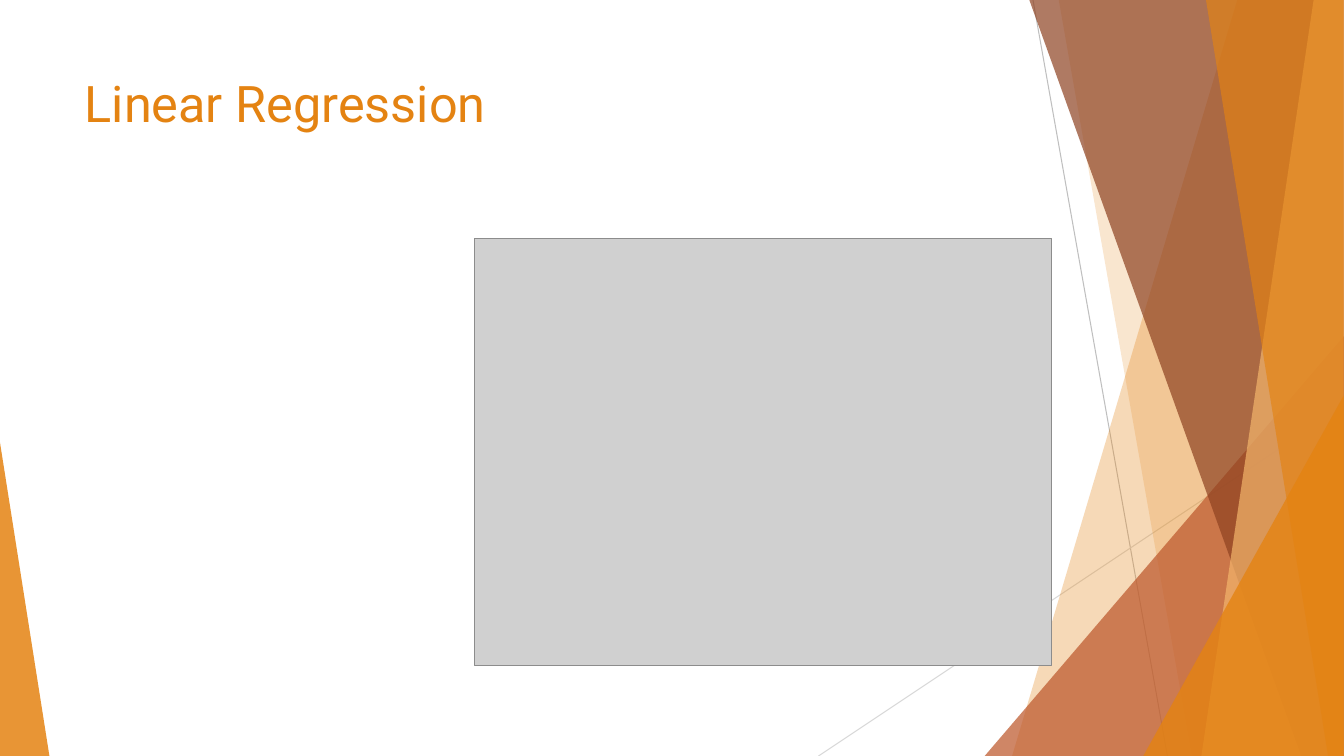
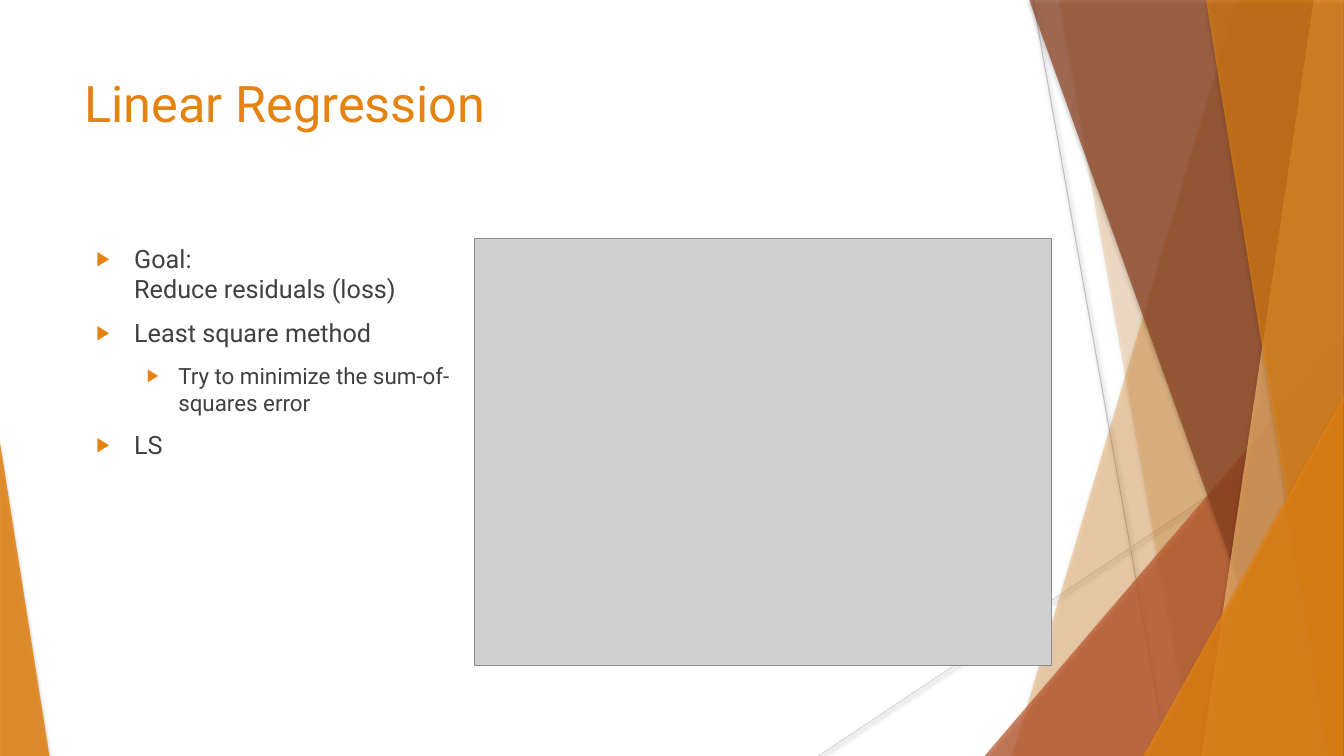
Before and after one commit to data-max-hq/workshop-epoka, a slide deck: slide 12 of Presentations/Introduction to Machine Learning.pptx. Drawn at 1344x756 pixels with LibreOffice and Linux fonts; fonts in the diff are those of the drawing; grey boxes stand for pictures. Boxes give left, top, right and bottom in pixels: in the first picture for what was removed or moved away, otherwise in the second. Text is boxed around its words. In the diff, an @@ line names an element or a change of style, - is before the commit and + after.

```diff
--- a/Presentations/Introduction to Machine Learning.pptx
+++ b/Presentations/Introduction to Machine Learning.pptx
@@ line (1033, 0) - (1168, 756): stroke #BFBFBF 0.75 pt to #BFBFBF 0.74 pt @@
@@ freeform shape at (1059,0,1344,756): shadow on; outline redrawn @@
@@ text added at (134,249,449,416), 18 pt, text #404040 @@
+▶ Goal:
+  Reduce residuals (loss)
+▶ Least square method
+  ▶ Try to minimize the sum-of-squares error
+▶ LS
@@ line (1344, 406) - (819, 756): stroke #D9D9D9 0.75 pt to #D9D9D9 0.74 pt @@
@@ shadow on in 6 elements at (1012,0,1344,756), (985,336,1344,756), (1029,0,1344,756), (1202,0,1344,756), (1206,0,1344,756), (1143,396,1344,756) @@
```
Also in this commit, not shown: 19 other slides changed.
